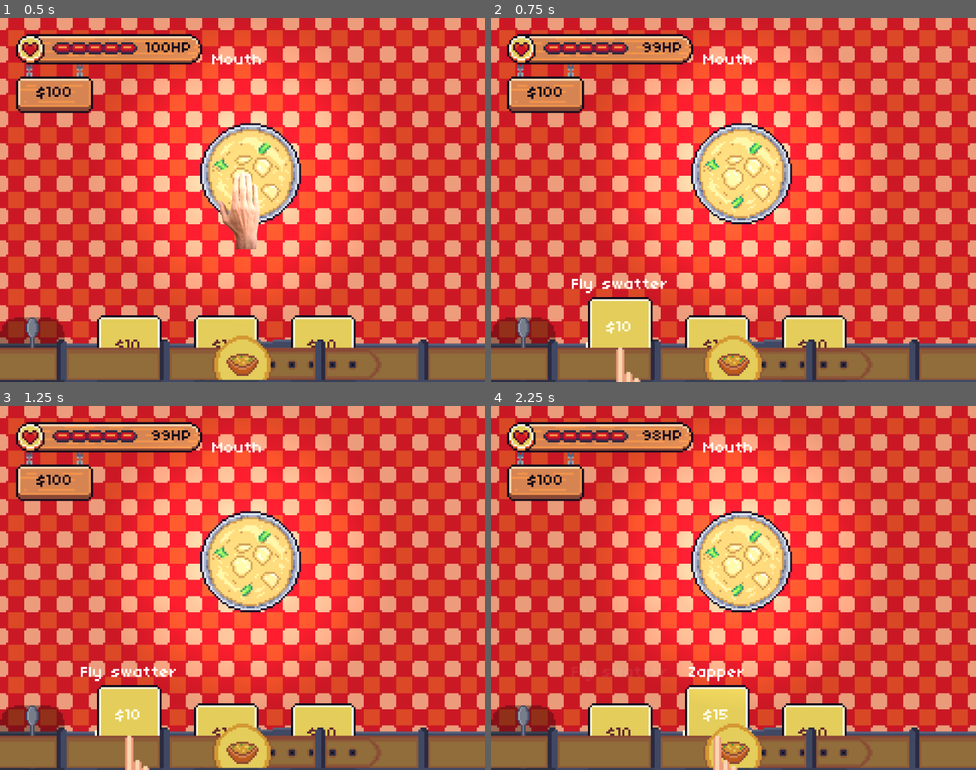
Above: before the commit, frames 1-4 (two rows, left to right).
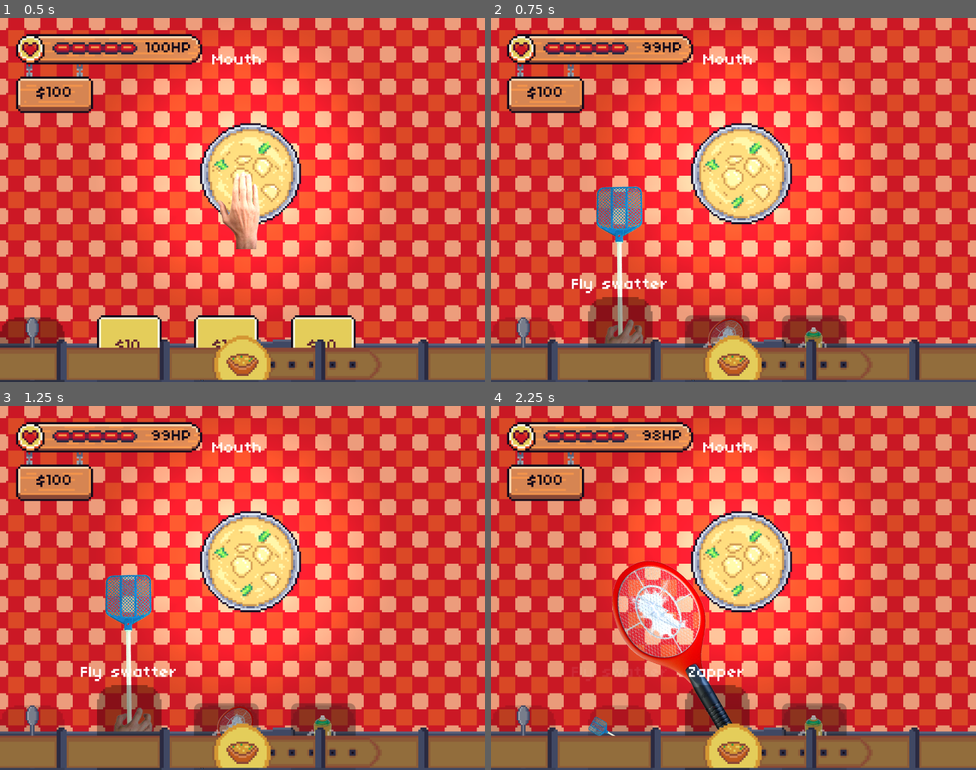
Above: after the commit, the same moments.

Repository: mattismoel/rage-room
Game: Godot game, scene res://scenes/game.tscn
Same seed, same stepped clock (60 frames per second), same inputs: the game is played once before the commit and once after it. The engine's default icon, where the game draws it, is replaced by a stand-in: a white triangle on a blue panel in a dark square.
Inputs (mouse positions are in pixels of both pictures, inside the frame that each line leads up to):
- Up to frame 1 (0.5 s): no input
- Up to frame 2 (0.75 s): click "$10" at 0.5 s
- Up to frame 3 (1.25 s): no input
- Up to frame 4 (2.25 s): click (621, 748) at 1.27 s; click "$15" at 2 s

Frame 1 is identical in both runs. In frame 2, 6.2% of the frame differs, in the area x 0-74%, y 46-100%; in frame 3, 6.2%; in frame 4, 8.6%, in the area x 0-74%, y 42-100%.
Error before the commit: Parse Error: Could not parse global class "Insect" from "res://scenes/insects/insect.gd". (res://scripts/insect_manager.gd:5)
Error after the commit: Invalid access to property or key 'balance_changed' on a base object of type 'Nil'. (res://scenes/ui/game_ui.gd:18)

Commit message:
fix damage system
>

Diff:
--- a/scenes/insects/insect.gd
+++ b/scenes/insects/insect.gd
@@ -10,12 +10,10 @@
 
 const BASE_SLOW_DOWN_TIME: float = 12.0
 
-## This value will be increased if the insect is slowed down (e.g. by the spray)
-@export var _resistance: float = 0.0
-
 ## The amount of damage per bite.
 @export var damage: float = 1.0
 
+@export var _damage_per_bite: float = 1.0
 @export var _hitbox: Area2D
 @export var _bite_timer: RateTimer
 
@@ -64,6 +62,11 @@
 	InsectManager.kill(self)
 	killed.emit(self)
 
+func take_damage(amount: float) -> void:
+	var damage_taken := _calculate_damage(amount, _resistance)
+	_health_component.take_damage(damage_taken)
+	pass
+
 func _calculate_damage(amount: float, resistance: float) -> float:
 	return amount - resistance * amount
 
Not shown: 1 places in scenes/targets/soup/soup.tscn that only renumber resources
